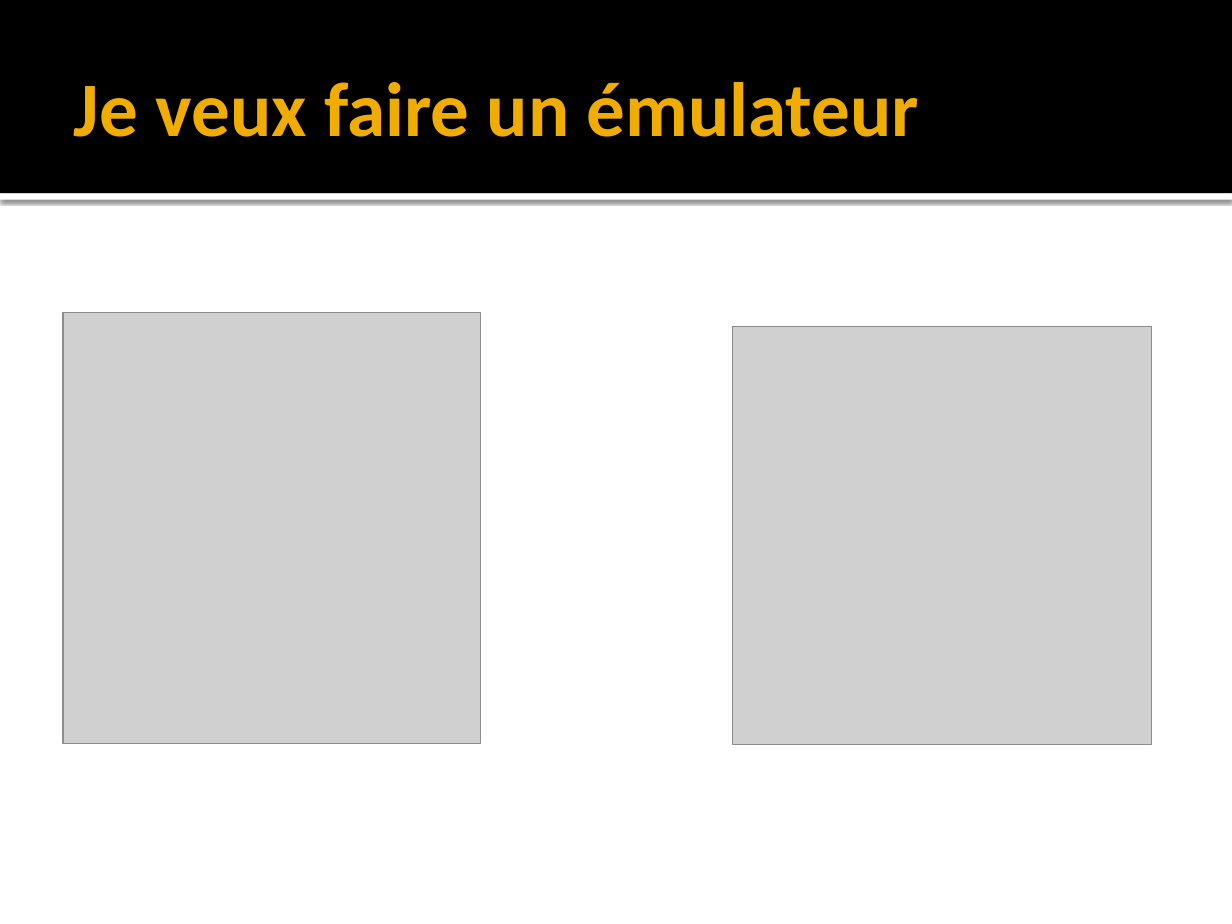
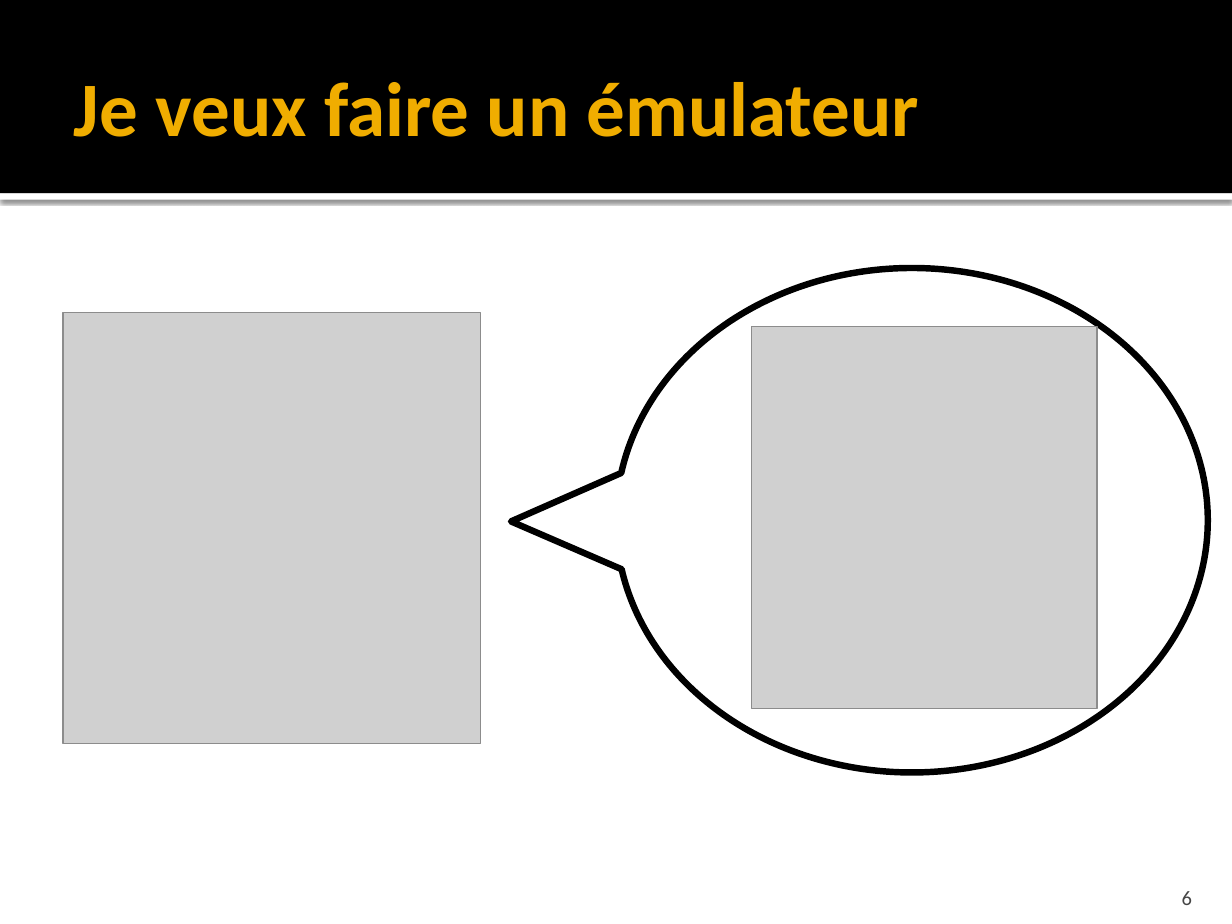
Before and after one commit to faouellet/CHIP-16, a slide deck: slide 6 of docs/IFT 749/Présentation.pptx. Drawn at 1232x924 pixels with LibreOffice and Linux fonts; fonts in the diff are those of the drawing; grey boxes stand for pictures. Boxes give left, top, right and bottom in pixels: in the first picture for what was removed or moved away, otherwise in the second. Text is boxed around its words. In the diff, an @@ line names an element or a change of style, - is before the commit and + after.

```diff
--- a/docs/IFT 749/Présentation.pptx
+++ b/docs/IFT 749/Présentation.pptx
@@ speech bubble added at bbox=[616, 269, 1207, 772], fill #FFFFFF, outline #000000 3.78 pt @@
@@ picture: place and size @@
-picture at bbox=[732, 326, 1151, 744]
+picture at bbox=[752, 326, 1096, 708]
@@ page number added at bbox=[1182, 891, 1192, 905], 12 pt, text #454545 @@
+6
```
Also in this commit, not shown: 32 other slides changed, 3 slides added.
